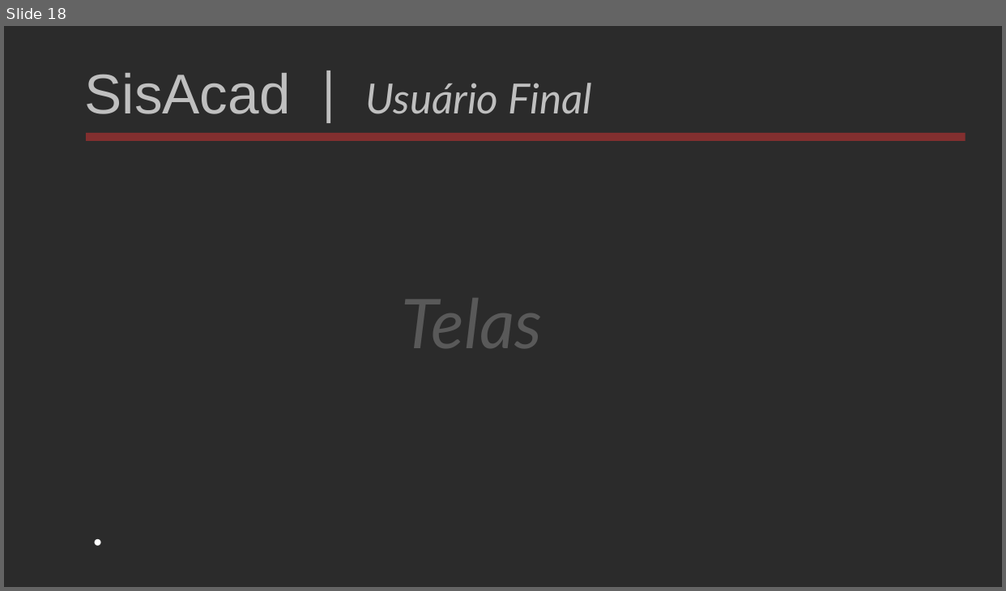
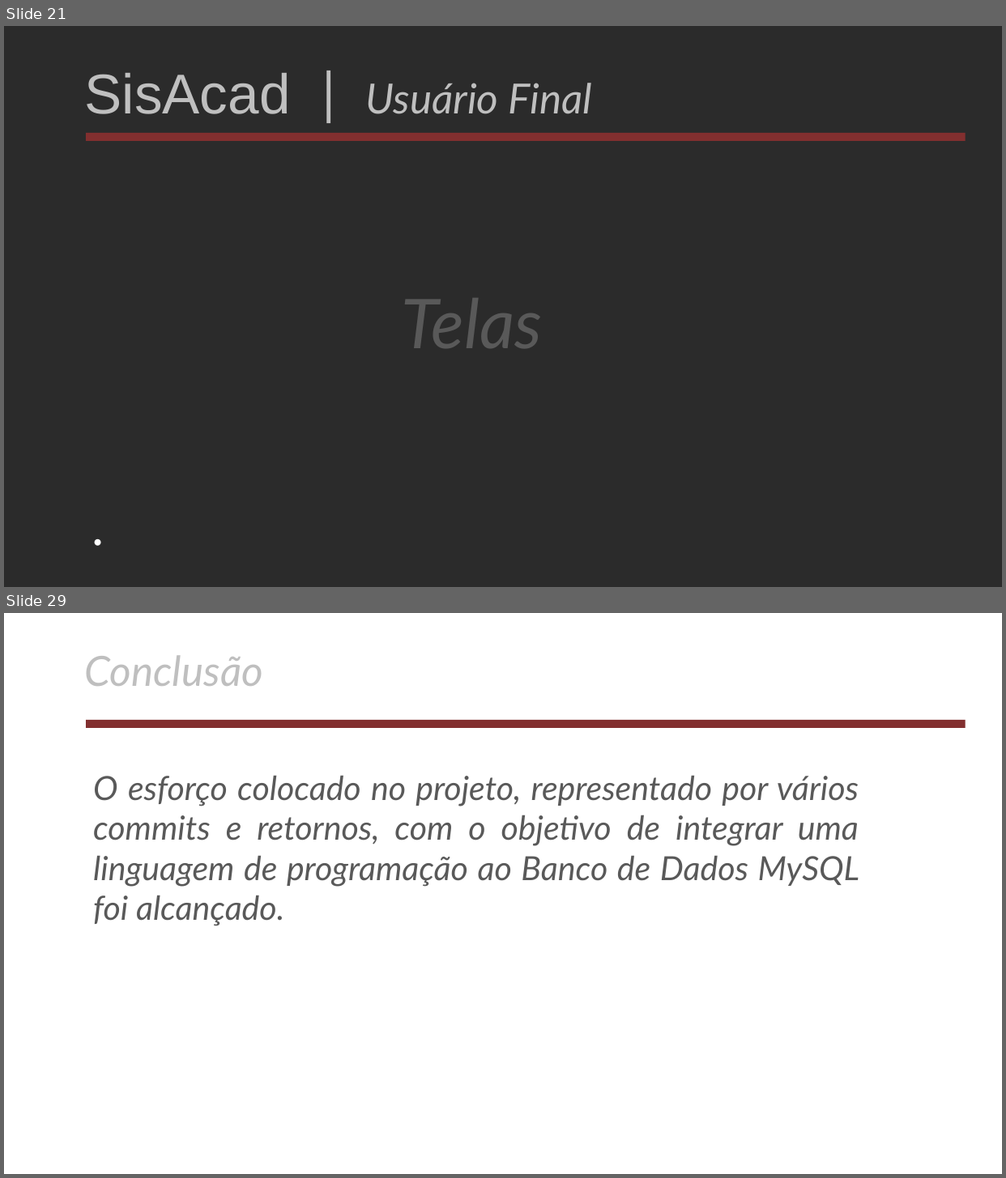
Before and after one commit to AlexsandroMatias2017/MeuBancoDeDados, a slide deck: apresentacao/apresentacaoDoProjeto.odp. Shown one above the other, each under a label of ours: slide 18 before the commit, slides 21 and 29 after it; the slides between them are not shown. The pictures are 1006x591 and 1006x1178 pixels, drawn with LibreOffice and Linux fonts; fonts in the diff are those of the drawing; background and template pictures are left out; a plain dark background stands for a picture behind light text. Boxes give left, top, right and bottom in pixels: in the first picture for what was removed or moved away, otherwise in the second. Text is boxed around its words. In the diff, an @@ line names an element or a change of style, - is before the commit and + after.

```diff
--- a/apresentacao/apresentacaoDoProjeto.odp
+++ b/apresentacao/apresentacaoDoProjeto.odp
@@ slide 29 added at [4, 613, 1002, 1174], background picture (left out) @@
@@ text added at [85, 655, 263, 686], 40 pt, text #BFBFBF, italic @@
+Conclusão
@@ rectangle added at [86, 720, 965, 728], fill #822F2F @@
@@ text added at [93, 775, 860, 926], 32 pt, text #595959, italic @@
+O esforço colocado no projeto, representado por vários commits e retornos, com o objetivo de integrar uma linguagem de programação ao Banco de Dados MySQL foi alcançado.
@@ what was slide 18 is now slide 21 @@
```
Also in this commit, not shown: 14 slides changed, 10 other slides added.
